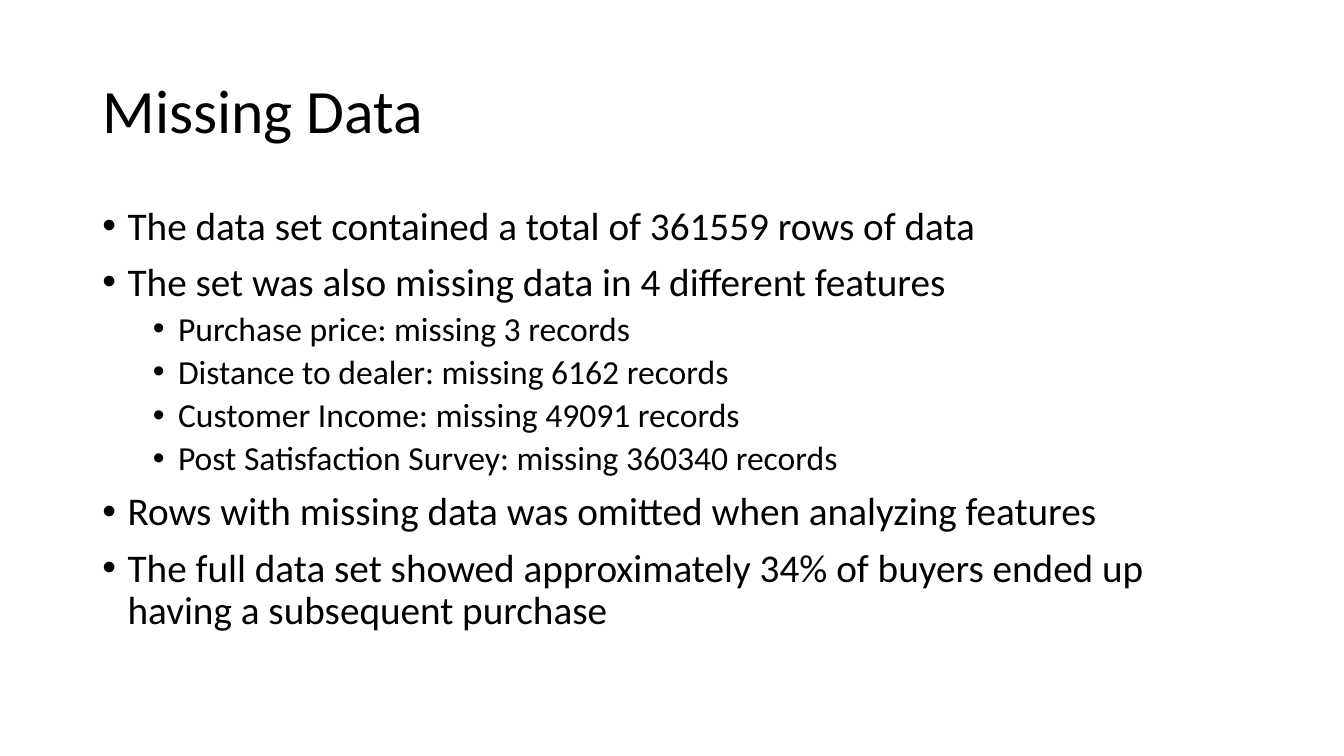
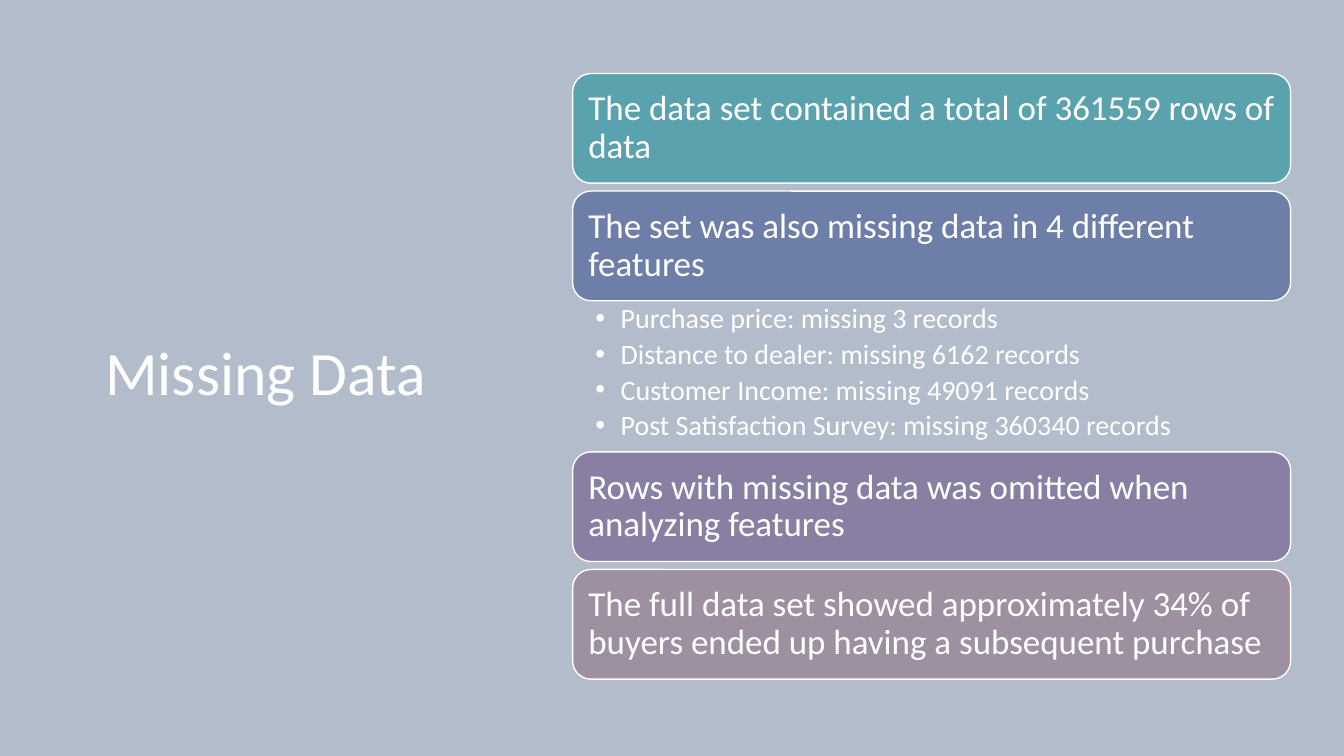
Before and after one commit to Natedogg373/CarMax_Analytics, a slide deck: slide 3 of CarMax Analytics Showcase.pptx. Drawn at 1344x756 pixels with LibreOffice and Linux fonts; fonts in the diff are those of the drawing. Boxes give left, top, right and bottom in pixels: in the first picture for what was removed or moved away, otherwise in the second. Text is boxed around its words. In the diff, an @@ line names an element or a change of style, - is before the commit and + after.

```diff
--- a/CarMax Analytics Showcase.pptx
+++ b/CarMax Analytics Showcase.pptx
@@ background #FFFFFF to #B2BCCB @@
@@ title "Missing Data": place and size @@
-title "Missing Data" at [102, 90, 423, 144]
+title "Missing Data" at [105, 353, 426, 406]
@@ title "Missing Data" at [105, 353, 426, 406]: text colour #000000 to #FFFFFF @@
@@ text removed at [128, 212, 1143, 631] @@
-• The data set contained a total of 361559 rows of data
-• The set was also missing data in 4 different features
-  • Purchase price: missing 3 records
-  • Distance to dealer: missing 6162 records
-  • Customer Income: missing 49091 records
-  • Post Satisfaction Survey: missing 360340 records
-• Rows with missing data was omitted when analyzing features
-• The full data set showed approximately 34% of buyers ended up having a subsequent purchase
@@ group added at [573, 74, 1291, 680]: 5 texts, 4 rounded rectangles @@
+The data set contained a total of 361559 rows of data
+The set was also missing data in 4 different features
+  • Purchase price: missing 3 records
+  • Distance to dealer: missing 6162 records
+  • Customer Income: missing 49091 records
+  • Post Satisfaction Survey: missing 360340 records
+Rows with missing data was omitted when analyzing features
+The full data set showed approximately 34% of buyers ended up having a subsequent purchase
```
Also in this commit, not shown: 11 other slides changed, 3 slides added, 3 slides removed.
